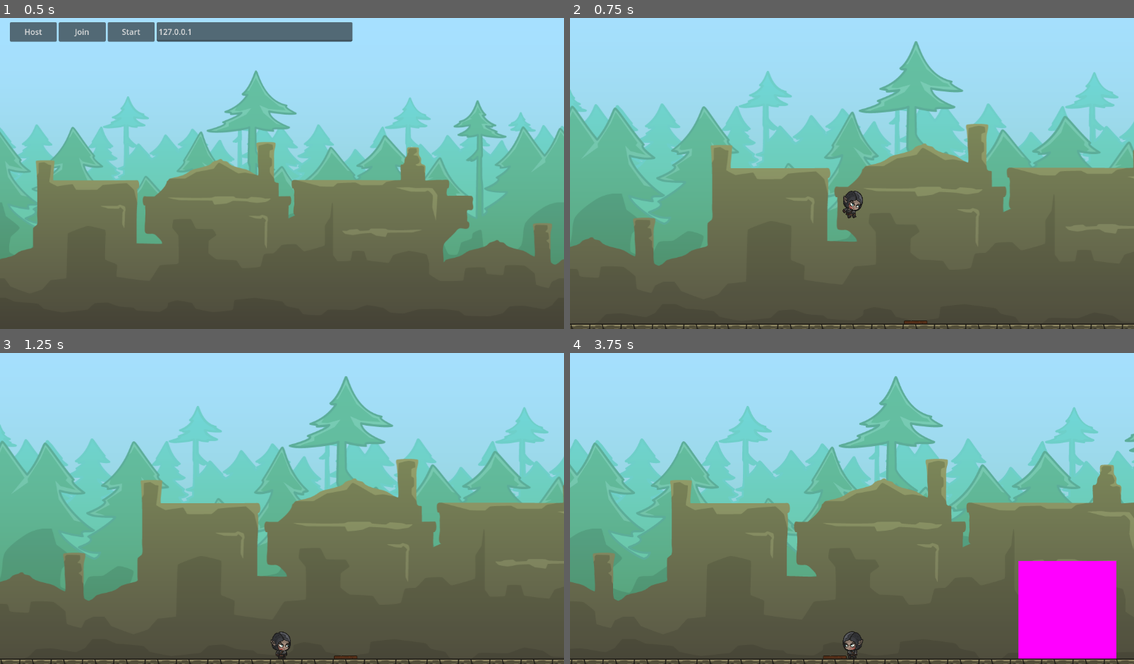
Above: before the commit, frames 1-4 (two rows, left to right).
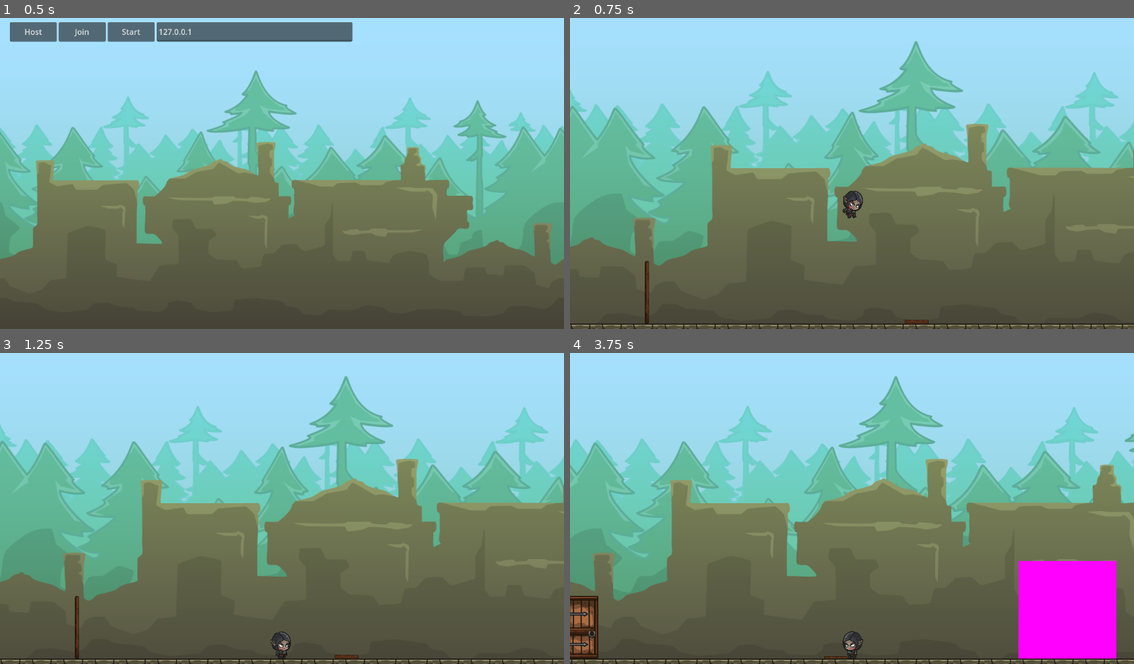
Above: after the commit, the same moments.

Repository: schwasam/godot-2d-multiplayer
Game: Godot game, scene res://menu/menu.tscn
Same seed, same stepped clock (60 frames per second), same inputs: the game is played once before the commit and once after it.
Inputs:
- Up to frame 1 (0.5 s): no input
- Up to frame 2 (0.75 s): click "Start" at 0.5 s
- Up to frame 3 (1.25 s): no input
- Up to frame 4 (3.75 s): hold D (move_right) 1.28-2.78 s; tap Space (jump) at 1.52, 2.27 s; hold A (move_left) from 2.78 s (still down)

Frame 1 is identical in both runs. In frame 2, 0.2% of the frame differs, in the area x 13-64%, y 78-99%; in frame 3, 0.2%; in frame 4, 1.0%, in the area x 0-50%, y 78-99%.

Commit message:
wire up pressure plate and door

Diff:
--- a/interactables/pressure_plate/pressure_plate.gd
+++ b/interactables/pressure_plate/pressure_plate.gd
@@ -1,4 +1,6 @@
 extends Node2D
+
+signal toggle(state)
 
 @export var is_down = false
 @export var plate_up: Sprite2D
@@ -15,6 +17,8 @@
 
 
 func _on_area_2d_body_exited(_body: Node2D) -> void:
+	if multiplayer.multiplayer_peer == null:
+		return
 	if not multiplayer.is_server():
 		return
 	bodies_on_plate -= 1
@@ -23,6 +27,7 @@
 
 func update_plate_state():
 	is_down = bodies_on_plate > 0
+	toggle.emit(is_down)
 	set_plate_props()
 
 
--- a/levels/level_01/level_01.tscn
+++ b/levels/level_01/level_01.tscn
@@ -6,6 +6,7 @@
 [ext_resource type="Texture2D" uid="uid://bujx43rcy5b85" path="res://art/backgrounds/background_02.png" id="3_yv7l0"]
 [ext_resource type="PackedScene" uid="uid://dgmbwyk1c82yt" path="res://player/player.tscn" id="4_20lng"]
 [ext_resource type="PackedScene" uid="uid://btcqj0tqbqjh7" path="res://interactables/pressure_plate/pressure_plate.tscn" id="6_ed2up"]
+[ext_resource type="PackedScene" uid="uid://ctrikyy87xdf8" path="res://interactables/door/door.tscn" id="7_qml43"]
 
 [sub_resource type="TileSetAtlasSource" id="TileSetAtlasSource_68gnc"]
 texture = ExtResource("1_drxf6")
@@ -125,8 +126,11 @@
 
 [node name="--- Interactables ---" type="Node" parent="."]
 
-[node name="PressurePlate" parent="--- Interactables ---" instance=ExtResource("6_ed2up")]
-position = Vector2(301, -37)
+[node name="DoorPlate" parent="--- Interactables ---" instance=ExtResource("6_ed2up")]
+position = Vector2(303, -39)
+
+[node name="Door" parent="--- Interactables ---" instance=ExtResource("7_qml43")]
+position = Vector2(-248, -37)
 
 [node name="--- Players ---" type="Node" parent="."]
 
@@ -143,3 +147,5 @@
 
 [node name="SpawnPoint_1" type="Node2D" parent="--- Players ---"]
 position = Vector2(465, -85)
+
+[connection signal="toggle" from="--- Interactables ---/DoorPlate" to="--- Interactables ---/Door" method="activate"]
Not shown: 1 places in levels/level_01/level_01.tscn that only renumber resources
